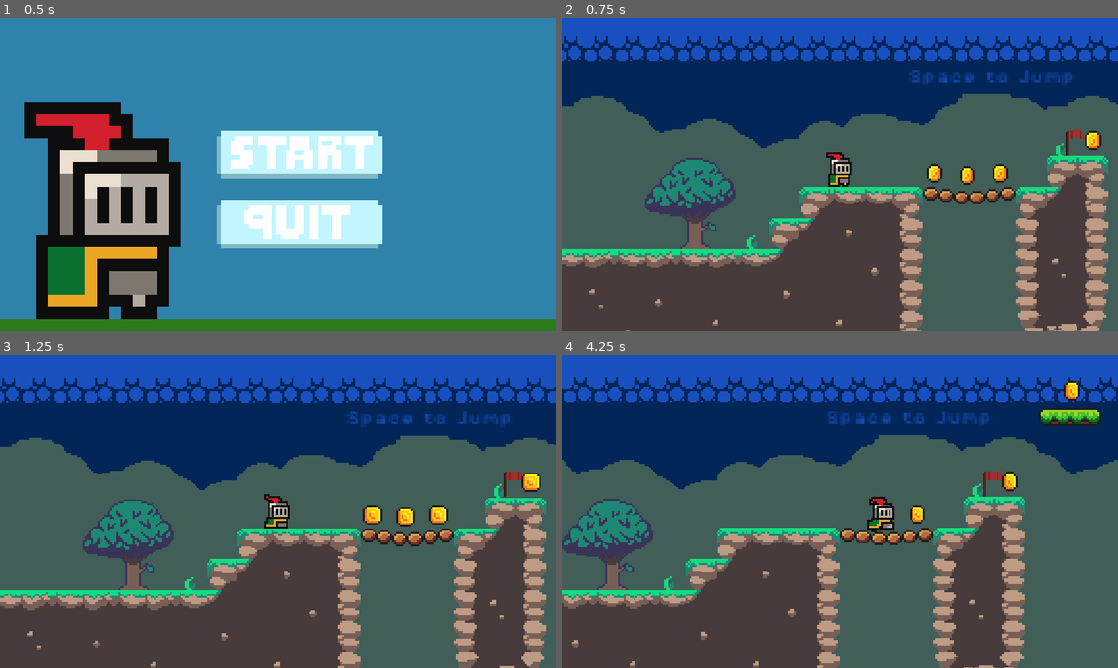
Above: before the commit, frames 1-4 (two rows, left to right).
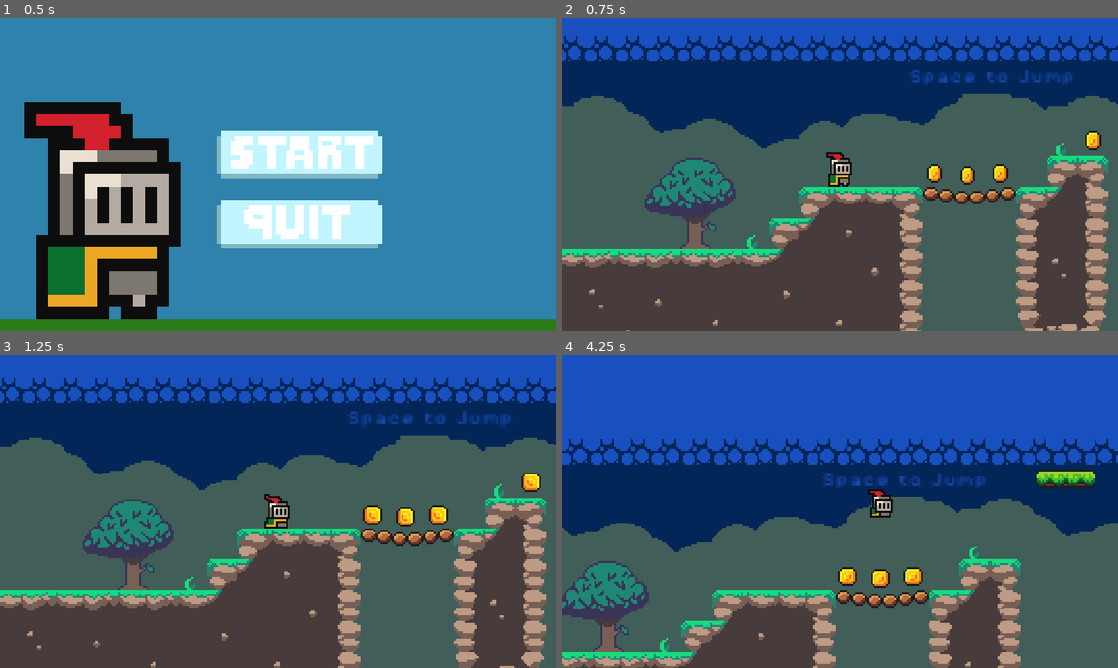
Above: after the commit, the same moments.

Repository: Bent0n22/My-First-Game-in-Godot
Game: Godot game, scene res://scenes/main_menu.tscn
Two runs of this game, one before a commit and one after it. Both use one fixed random seed, a clock stepped at 60 frames per second and the inputs below.
Inputs (mouse positions are in pixels of both pictures, inside the frame that each line leads up to):
- Up to frame 1 (0.5 s): no input
- Up to frame 2 (0.75 s): click (862, 155) at 0.5 s
- Up to frame 3 (1.25 s): no input
- Up to frame 4 (4.25 s): tap Enter at 1.25 s; move the mouse to (962, 495) at 1.27 s; hold D (move_right) 1.28-2.78 s; tap Alt at 1.35, 2.85 s; click (962, 495) at 1.42 s; tap Space (jump) at 1.52, 2.27, 3.77 s; move the mouse to (728, 527) at 2.02 s; tap Shift at 2.1, 3.6 s; move the mouse to (895, 442) at 2.77 s; hold A (move_left) 2.78-3.53 s; move the mouse to (812, 574) at 3.52 s; hold D (move_right) from 3.53 s (still down); click (812, 574) at 3.67 s

Frame 1 is identical in both runs. In frame 2, 0.1% of the frame differs, in the area x 90-95%, y 35-44%; in frame 3, 0.1%; in frame 4, 60%, in the area x 0-100%, y 7-100%.

Commit message:
Fixing Checkpoints!

Diff:
--- a/scenes/checkpoint.tscn
+++ b/scenes/checkpoint.tscn
@@ -1,60 +1,70 @@
 [gd_scene format=3 uid="uid://cwp22gboueyko"]
 
-[ext_resource type="Script" uid="uid://qhcs241v7gsa" path="res://scripts/checkpoint.gd" id="1_ywqth"]
+[ext_resource type="Script" uid="uid://dy7nq3txy0qw7" path="res://scripts/checkpoint.gd" id="1_ywqth"]
 [ext_resource type="Texture2D" uid="uid://dmwohjlfatx1w" path="res://assets/sprites/Checkpoint_Flag.png" id="2_vsimk"]
+[ext_resource type="Texture2D" uid="uid://c0mc7lpyos8hr" path="res://assets/sprites/Checkpoint_Pole.png" id="2_yqsag"]
 
-[sub_resource type="RectangleShape2D" id="RectangleShape2D_oiiii"]
-size = Vector2(14, 22)
+[sub_resource type="AtlasTexture" id="AtlasTexture_yyywg"]
+atlas = ExtResource("2_vsimk")
+region = Rect2(0, 0, 640, 640)
+
+[sub_resource type="AtlasTexture" id="AtlasTexture_ywqth"]
+atlas = ExtResource("2_vsimk")
+region = Rect2(640, 0, 640, 640)
+
+[sub_resource type="AtlasTexture" id="AtlasTexture_vsimk"]
+atlas = ExtResource("2_vsimk")
+region = Rect2(0, 640, 640, 640)
 
 [sub_resource type="AtlasTexture" id="AtlasTexture_yqsag"]
 atlas = ExtResource("2_vsimk")
+region = Rect2(640, 640, 640, 640)
+
+[sub_resource type="AtlasTexture" id="AtlasTexture_c45tw"]
+atlas = ExtResource("2_yqsag")
 region = Rect2(0, 0, 640, 640)
 
-[sub_resource type="AtlasTexture" id="AtlasTexture_c45tw"]
-atlas = ExtResource("2_vsimk")
-region = Rect2(640, 0, 640, 640)
-
-[sub_resource type="AtlasTexture" id="AtlasTexture_55jpe"]
-atlas = ExtResource("2_vsimk")
-region = Rect2(0, 640, 640, 640)
-
-[sub_resource type="AtlasTexture" id="AtlasTexture_vc08m"]
-atlas = ExtResource("2_vsimk")
-region = Rect2(640, 640, 640, 640)
-
-[sub_resource type="SpriteFrames" id="SpriteFrames_oiiii"]
+[sub_resource type="SpriteFrames" id="SpriteFrames_ewmql"]
 animations = [{
 "frames": [{
 "duration": 1.0,
-"texture": SubResource("AtlasTexture_yqsag")
+"texture": SubResource("AtlasTexture_yyywg")
 }, {
 "duration": 1.0,
-"texture": SubResource("AtlasTexture_c45tw")
+"texture": SubResource("AtlasTexture_ywqth")
 }, {
 "duration": 1.0,
-"texture": SubResource("AtlasTexture_55jpe")
+"texture": SubResource("AtlasTexture_vsimk")
 }, {
 "duration": 1.0,
-"texture": SubResource("AtlasTexture_vc08m")
+"texture": SubResource("AtlasTexture_yqsag")
 }],
 "loop": 1,
-"name": &"Flag",
+"name": &"checkflag",
 "speed": 10.0
+}, {
+"frames": [{
+"duration": 1.0,
+"texture": SubResource("AtlasTexture_c45tw")
+}],
+"loop": 1,
+"name": &"checkpole",
+"speed": 5.0
 }]
 
-[node name="Checkpoint" type="Area2D" unique_id=1412706897]
-position = Vector2(7, -11)
-collision_layer = 3
-collision_mask = 0
+[sub_resource type="RectangleShape2D" id="RectangleShape2D_ewmql"]
+size = Vector2(280, 1663)
+
+[node name="AnimatedSprite2D" type="AnimatedSprite2D" unique_id=1559095448]
+sprite_frames = SubResource("SpriteFrames_ewmql")
+animation = &"checkpole"
+autoplay = "checkpole"
 script = ExtResource("1_ywqth")
 
-[node name="CollisionShape2D" type="CollisionShape2D" parent="." unique_id=942817532]
-shape = SubResource("RectangleShape2D_oiiii")
+[node name="checkpoint" type="Area2D" parent="." unique_id=85537056]
 
-[node name="AnimatedSprite2D" type="AnimatedSprite2D" parent="CollisionShape2D" unique_id=1580317639]
-position = Vector2(1, 4)
-scale = Vector2(0.0359375, 0.034375)
-sprite_frames = SubResource("SpriteFrames_oiiii")
-animation = &"Flag"
-autoplay = "Flag"
-frame_progress = 0.7582126
+[node name="CollisionShape2D" type="CollisionShape2D" parent="checkpoint" unique_id=1004926570]
+position = Vector2(-1, -631.5)
+shape = SubResource("RectangleShape2D_ewmql")
+
+[connection signal="area_entered" from="checkpoint" to="." method="_on_checkpoint_area_entered"]
--- a/scenes/game.tscn
+++ b/scenes/game.tscn
@@ -19,10 +19,11 @@
 [ext_resource type="Texture2D" uid="uid://cetwmoi5s405p" path="res://assets/sprites/ladder.png" id="9_1kice"]
 [ext_resource type="Texture2D" uid="uid://1fj6fu6fcvap" path="res://assets/sprites/mountains_b.png" id="9_qnb83"]
 [ext_resource type="FontFile" uid="uid://bwxf0w88btfv1" path="res://assets/fonts/PixelOperator8.ttf" id="9_vtaks"]
-[ext_resource type="Texture2D" uid="uid://baiup2gqpjwl" path="res://assets/sprites/lava.png" id="10_sww3w"]
 [ext_resource type="Texture2D" uid="uid://dbc73ibdlmxt3" path="res://assets/sprites/tree_b.png" id="11_suyxu"]
 [ext_resource type="Texture2D" uid="uid://jxvxtdg0bxl6" path="res://assets/sprites/tree_c.png" id="12_sgl2t"]
 [ext_resource type="Texture2D" uid="uid://ko4o6y0sa3um" path="res://assets/sprites/tree.png" id="13_qouja"]
+[ext_resource type="Texture2D" uid="uid://c6mtjv3pblegh" path="res://assets/sprites/water_a_8frames.png" id="18_pl11u"]
+[ext_resource type="PackedScene" uid="uid://dfr3846hmvhmk" path="res://scenes/killzone.tscn" id="19_e1j6l"]
 [ext_resource type="PackedScene" uid="uid://cwp22gboueyko" path="res://scenes/checkpoint.tscn" id="20_bhx41"]
 
 [sub_resource type="TileSetAtlasSource" id="TileSetAtlasSource_lnu2h"]
@@ -644,80 +645,6 @@
 7:3/0 = 0
 8:3/0 = 0
 
-[sub_resource type="TileSetAtlasSource" id="TileSetAtlasSource_gxtfn"]
-texture = ExtResource("10_sww3w")
-0:0/0 = 0
-1:0/0 = 0
-2:0/0 = 0
-3:0/0 = 0
-4:0/0 = 0
-5:0/0 = 0
-6:0/0 = 0
-7:0/0 = 0
-8:0/0 = 0
-9:0/0 = 0
-10:0/0 = 0
-11:0/0 = 0
-12:0/0 = 0
-13:0/0 = 0
-14:0/0 = 0
-15:0/0 = 0
-17:0/0 = 0
-18:0/0 = 0
-19:0/0 = 0
-20:0/0 = 0
-21:0/0 = 0
-22:0/0 = 0
-23:0/0 = 0
-0:1/0 = 0
-1:1/0 = 0
-2:1/0 = 0
-3:1/0 = 0
-4:1/0 = 0
-5:1/0 = 0
-6:1/0 = 0
-7:1/0 = 0
-8:1/0 = 0
-9:1/0 = 0
-10:1/0 = 0
-11:1/0 = 0
-12:1/0 = 0
-13:1/0 = 0
-14:1/0 = 0
-15:1/0 = 0
-16:1/0 = 0
-17:1/0 = 0
-18:1/0 = 0
-19:1/0 = 0
-20:1/0 = 0
-21:1/0 = 0
-22:1/0 = 0
-23:1/0 = 0
-0:2/0 = 0
-1:2/0 = 0
-2:2/0 = 0
-3:2/0 = 0
-4:2/0 = 0
-5:2/0 = 0
-6:2/0 = 0
-7:2/0 = 0
-8:2/0 = 0
-9:2/0 = 0
-10:2/0 = 0
-11:2/0 = 0
-12:2/0 = 0
-13:2/0 = 0
-14:2/0 = 0
-15:2/0 = 0
-16:2/0 = 0
-17:2/0 = 0
-18:2/0 = 0
-19:2/0 = 0
-20:2/0 = 0
-21:2/0 = 0
-22:2/0 = 0
-23:2/0 = 0
-
 [sub_resource type="TileSetAtlasSource" id="TileSetAtlasSource_twgab"]
 texture = ExtResource("11_suyxu")
 0:3/0 = 0
@@ -1048,6 +975,9 @@
 0:3/0 = 0
 0:3/0/physics_layer_1/polygon_0/points = PackedVector2Array(-8, -8, 8, -8, 8, 8, -8, 8)
 
+[sub_resource type="TileSetAtlasSource" id="TileSetAtlasSource_qouja"]
+texture = ExtResource("18_pl11u")
+
 [sub_resource type="TileSet" id="TileSet_oiiii"]
 physics_layer_0/collision_layer = 1
 physics_layer_1/collision_layer = 2
@@ -1068,10 +998,10 @@
 sources/13 = SubResource("TileSetAtlasSource_wljb1")
 sources/14 = SubResource("TileSetAtlasSource_v2yb1")
 sources/15 = SubResource("TileSetAtlasSource_js0lu")
-sources/16 = SubResource("TileSetAtlasSource_gxtfn")
 sources/17 = SubResource("TileSetAtlasSource_twgab")
 sources/18 = SubResource("TileSetAtlasSource_02fa5")
 sources/19 = SubResource("TileSetAtlasSource_nepv3")
+sources/8 = SubResource("TileSetAtlasSource_qouja")
 
 [sub_resource type="TileSetAtlasSource" id="TileSetAtlasSource_ssvqc"]
 texture = ExtResource("1_yqjtg")
@@ -1388,6 +1318,11 @@
 sources/1 = SubResource("TileSetAtlasSource_264po")
 sources/2 = SubResource("TileSetAtlasSource_sgl2t")
 
+[sub_resource type="WorldBoundaryShape2D" id="WorldBoundaryShape2D_oiiii"]
+
+[sub_resource type="RectangleShape2D" id="RectangleShape2D_oiiii"]
+size = Vector2(366, 70)
+
 [sub_resource type="Animation" id="Animation_iywne"]
 length = 0.001
 tracks/0/type = "value"
@@ -1455,7 +1390,7 @@
 "times": PackedFloat32Array(0, 2.4666667),
 "transitions": PackedFloat32Array(1, 1),
 "update": 0,
-"values": [Vector2(879, 20), Vector2(954, 2)]
+"values": [Vector2(864, 20), Vector2(954, 2)]
 }
 
 [sub_resource type="AnimationLibrary" id="AnimationLibrary_gee14"]
@@ -1522,8 +1457,26 @@
 tile_map_data = PackedByteArray("AAAAAAMAAQACAAEAAAABAAMAAQADAAEAAAACAAMAAQADAAEAAAAAAAQAAQACAAIAAAAAAAcAAQAEAAMAAAAAAA …(11552 unchanged characters)…
 tile_set = SubResource("TileSet_oiiii")
 
-[node name="Checkpoint" parent="." unique_id=1412706897 instance=ExtResource("20_bhx41")]
-position = Vector2(142, 21)
+[node name="Checkpoints" type="Node" parent="TileMap" unique_id=733076833]
+
+[node name="checkpoint_flag" parent="TileMap/Checkpoints" unique_id=1559095448 instance=ExtResource("20_bhx41")]
+position = Vector2(392, -73)
+scale = Vector2(0.045312684, 0.045312684)
+
+[node name="checkpoint_flag2" parent="TileMap/Checkpoints" unique_id=920419469 instance=ExtResource("20_bhx41")]
+position = Vector2(795, -9.000004)
+scale = Vector2(0.045312684, 0.045312684)
+
+[node name="Killzone" parent="." unique_id=1289672081 instance=ExtResource("19_e1j6l")]
+position = Vector2(-11, 36)
+
+[node name="Falling" type="CollisionShape2D" parent="Killzone" unique_id=682181570]
+position = Vector2(12, 160)
+shape = SubResource("WorldBoundaryShape2D_oiiii")
+
+[node name="Lava" type="CollisionShape2D" parent="Killzone" unique_id=1264546773]
+position = Vector2(907, 57)
+shape = SubResource("RectangleShape2D_oiiii")
 
 [node name="Player" parent="." unique_id=1788859070 instance=ExtResource("1_uwrxv")]
 position = Vector2(21, 47)
@@ -1582,6 +1535,18 @@
 
 [node name="Coin15" parent="Coins" unique_id=285322126 instance=ExtResource("5_iywne")]
 position = Vector2(1097, -43)
+
+[node name="Coin23" parent="Coins" unique_id=767180169 instance=ExtResource("5_iywne")]
+position = Vector2(910, -4)
+
+[node name="Coin24" parent="Coins" unique_id=954917361 instance=ExtResource("5_iywne")]
+position = Vector2(954, -13)
+
+[node name="Coin25" parent="Coins" unique_id=960491281 instance=ExtResource("5_iywne")]
+position = Vector2(986, -13)
+
+[node name="Coin26" parent="Coins" unique_id=1293643960 instance=ExtResource("5_iywne")]
+position = Vector2(1029, -27)
 
 [node name="Coin16" parent="Coins" unique_id=2030159614 instance=ExtResource("5_iywne")]
 position = Vector2(1113, -43)
@@ -1670,14 +1635,24 @@
 text = "Space to Jump"
 
 [node name="Label2" type="Label" parent="Labels" unique_id=693262246]
-offset_left = 227.0
-offset_top = -122.0
-offset_right = 332.0
-offset_bottom = -99.0
+offset_left = 184.0
+offset_top = -118.0
+offset_right = 289.0
+offset_bottom = -95.0
 theme_override_colors/font_color = Color(0.09803922, 0.3137255, 0.7529412, 1)
 theme_override_fonts/font = ExtResource("9_vtaks")
 theme_override_font_sizes/font_size = 8
 text = "Collect the coins"
+
+[node name="Label8" type="Label" parent="Labels" unique_id=39660916]
+offset_left = 388.0
+offset_top = -105.0
+offset_right = 497.0
+offset_bottom = -82.0
+theme_override_colors/font_color = Color(0.09803922, 0.3137255, 0.7529412, 1)
+theme_override_fonts/font = ExtResource("9_vtaks")
+theme_override_font_sizes/font_size = 8
+text = "Checkpoints help!"
 
 [node name="Label3" type="Label" parent="Labels" unique_id=1290683067]
 offset_left = 661.0
--- /dev/null
+++ b/scenes/killzone.tscn
@@ -0,0 +1,3 @@
+[gd_scene format=3 uid="uid://dfr3846hmvhmk"]
+
+[node name="Killzone" type="Area2D" unique_id=1289672081]
--- a/scenes/player.tscn
+++ b/scenes/player.tscn
@@ -2,6 +2,9 @@
 
 [ext_resource type="Texture2D" uid="uid://8f4esq11gp6f" path="res://assets/sprites/knight.png" id="1_3vyb7"]
 [ext_resource type="Script" uid="uid://cqex50s0r76ul" path="res://scripts/player.gd" id="1_g2els"]
+
+[sub_resource type="CircleShape2D" id="CircleShape2D_oiiii"]
+radius = 5.0
 
 [sub_resource type="AtlasTexture" id="AtlasTexture_4ni07"]
 atlas = ExtResource("1_3vyb7")
@@ -187,13 +190,16 @@
 "speed": 10.0
 }]
 
-[sub_resource type="CircleShape2D" id="CircleShape2D_oiiii"]
-radius = 5.0
-
 [node name="Player" type="CharacterBody2D" unique_id=1788859070 groups=["Player"]]
 z_index = 5
 collision_layer = 2
 script = ExtResource("1_g2els")
+
+[node name="playerarea" type="Area2D" parent="." unique_id=922487334]
+
+[node name="CollisionShape2D2" type="CollisionShape2D" parent="playerarea" unique_id=890242919 groups=["Player"]]
+position = Vector2(0, -5)
+shape = SubResource("CircleShape2D_oiiii")
 
 [node name="AnimatedSprite2D" type="AnimatedSprite2D" parent="." unique_id=759473003 groups=["Player"]]
 position = Vector2(0, -12)
@@ -216,3 +222,5 @@
 position = Vector2(0, -5)
 target_position = Vector2(13, 0)
 collision_mask = 4
+
+[connection signal="area_entered" from="playerarea" to="." method="_on_area_2d_area_entered"]
--- a/scripts/checkpoint.gd
+++ b/scripts/checkpoint.gd
@@ -1,7 +1,12 @@
-extends Area2D
+extends AnimatedSprite2D
 
-func _on_body_entered(body: Node2D) -> void:
-	if body.is_in_group("Player"):
-		print("checkpoint")
-		if body.has_method("set_checkpoint"):
-			body.set_checkpoint(global_position)
+
+
+
+@onready var animated_sprite_2d: AnimatedSprite2D = $"."
+
+
+
+func _on_checkpoint_area_entered(area: Area2D) -> void:
+	if area.name == "playerarea":
+		animated_sprite_2d.play("checkflag")
--- a/scripts/player.gd
+++ b/scripts/player.gd
@@ -3,28 +3,32 @@
 
 const SPEED = 130.0
 const JUMP_VELOCITY = -300.0
-var spawn_point = Vector2.ZERO
 
+var spawnposition := Vector2.ZERO
 @onready var ladder_ray_cast: RayCast2D = $LadderRayCast
 @onready var animated_sprite: AnimatedSprite2D = $AnimatedSprite2D
 @onready var end_ray: RayCast2D = $EndRay
+
+
+func _ready() -> void:
+	spawnposition =global_position
+
 
 
 func _physics_process(delta: float) -> void:
 	var laddercollider = ladder_ray_cast.get_collider()
 	var gamending = end_ray.get_collider()
 
+#end screen function
 	if gamending: get_tree().change_scene_to_file("res://scenes/end_screen.tscn")
 
+#ladder detection
 	if laddercollider: _ladder_climb(delta)
 	else: _movement(delta)
 
-	if global_position.y >= 500:
-		print("you fell")
-		spawn_player(spawn_point)
-
 	move_and_slide()
 
+#laddermovement
 func _ladder_climb(_delta):
 	var directionx := Input.get_axis("move_left", "move_right")
 	var directiony := Input.get_axis("move_up", "move_down")
@@ -57,17 +61,8 @@
 	if Input.is_action_just_pressed("jump"):
 		velocity.y = JUMP_VELOCITY
 
-func spawn_player(spawn_point):
-	if spawn_point == Vector2.ZERO:
-		get_tree().reload_current_scene()
-		return
 
-	global_position = spawn_point
-
-
-func set_checkpoint(global_position):
-	spawn_point = global_position
-
+#default movement
 func _movement(delta):
 	# Add the gravity.
 	if not is_on_floor():
@@ -99,3 +94,11 @@
 		velocity.x = directionx * SPEED
 	else:
 		velocity.x = move_toward(velocity.x, 0, SPEED)
+
+
+func _on_area_2d_area_entered(area: Area2D) -> void:
+	if area.name == "checkpoint":
+		spawnposition = area.global_position
+
+	if area.name == "Killzone":
+		global_position = spawnposition
--- a/scripts/slime.gd
+++ /dev/null
@@ -1,22 +0,0 @@
-extends Node2D
-
-const SPEED = 60
-
-var direction = 1
-@onready var animated_sprite: AnimatedSprite2D = $AnimatedSprite2D
-
-
-
-@onready var ray_cast_right: RayCast2D = $RayCastRight
-@onready var ray_cast_left: RayCast2D = $RayCastLeft
-
-# Called every frame. 'delta' is the elapsed time since the previous frame.
-func _process(delta: float) -> void:
-	if ray_cast_right.is_colliding():
-		direction = -1
-		animated_sprite.flip_h = true
-	if ray_cast_left.is_colliding():
-		direction = 1
-		animated_sprite.flip_h = false
-
-	position.x += direction * SPEED * delta
Not shown, changed: scripts/checkpoint.gd.uid
Empty file added: scripts/killzone.gd
Not shown, removed: scripts/killzone.gd.uid
Not shown, removed: scripts/slime.gd.uid
